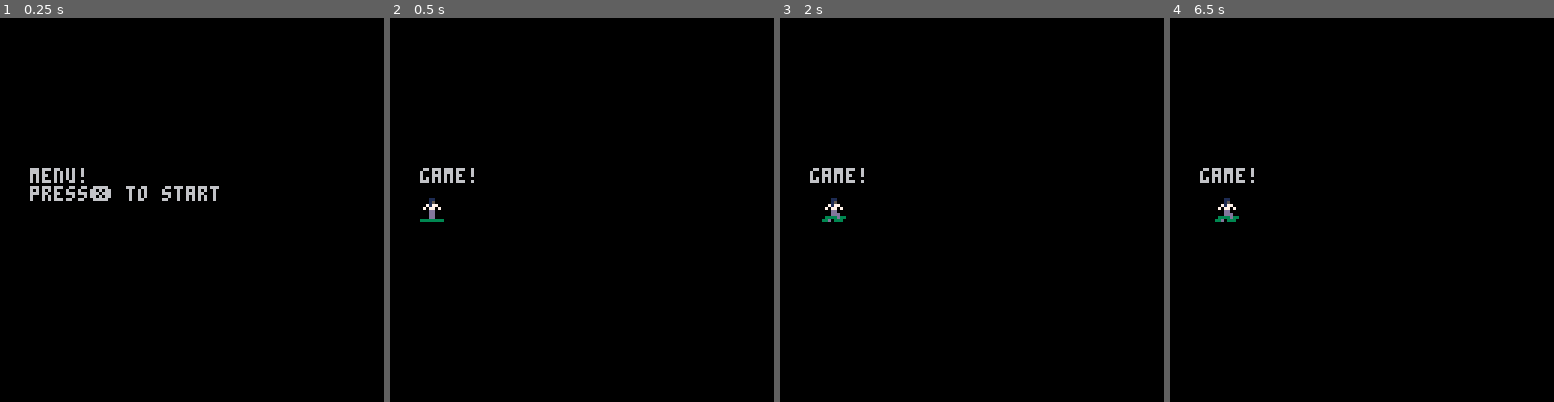
Above: before the commit, frames 1-4 (left to right).
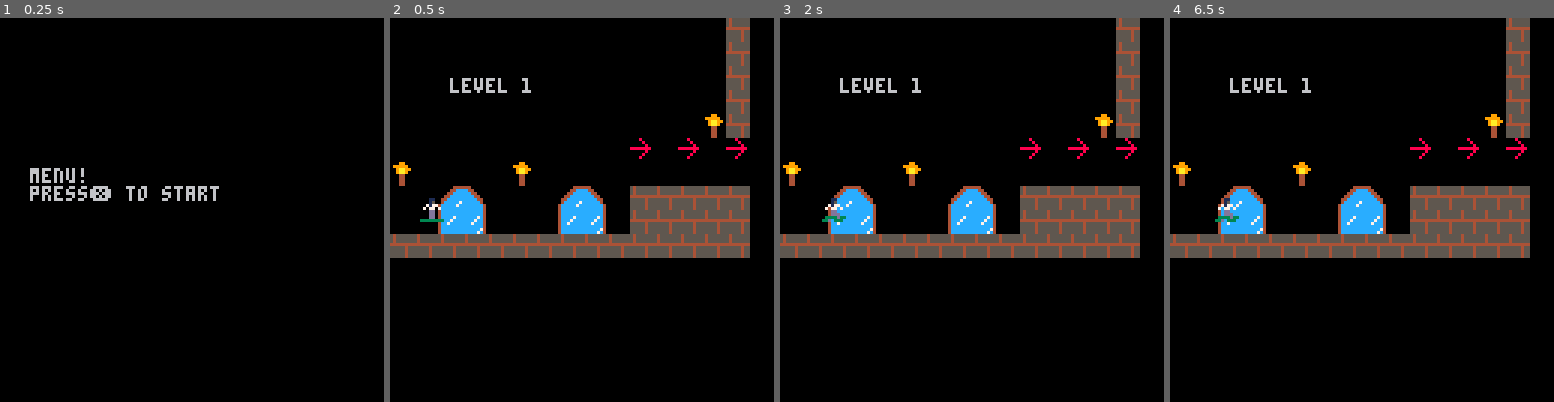
Above: after the commit, the same moments.

Repository: FrederikHR/GDB
Game: PICO-8 cartridge lift.p8
Same seed, same stepped clock (60 frames per second), same inputs: the game is played once before the commit and once after it.
Inputs:
- Up to frame 1 (0.25 s): no input
- Up to frame 2 (0.5 s): tap X (X key) at 0.33 s
- Up to frame 3 (2 s): tap O (Z key) at 0.7, 1.7 s; tap X (X key) at 1.07, 1.85 s; hold Right from 1.6 s (still down)
- Up to frame 4 (6.5 s): release Right at 2.1 s; tap O (Z key) every 0.4 s from 2.1 to 6.1 s; hold Up 2.15-2.42 s; hold Right 2.47-3.03 s; tap X (X key) every 1.12 s from 2.97 to 6.32 s; hold Left 3.08-3.58 s; hold Down 3.63-3.97 s; hold Right 4.02-4.68 s; hold Up 4.73-5.03 s; hold Left 5.08-5.68 s; hold Down 5.73-6.03 s; hold Right from 6.08 s (still down)

Frame 1 is identical in both runs. In frame 2, 16% of the frame differs, in the area x 0-94%, y 0-63%; in frame 3, 16%; in frame 4, 16%.

Commit message:
basic level + unfinished song (pattern 02)

Diff:
--- a/lift.p8
+++ b/lift.p8
@@ -62,7 +62,8 @@
 
 function game_draw()
 	cls()
-	print("game!",px,py) --game draw code
+	map(0, 0, 0, 0)
+	print("level 1",20,20) --game draw code
 	draw_player()
 end
 
@@ -211,7 +212,19 @@
 
 end
 -->8
---other functions
+-- player mechanics
+
+function friction_time()
+	--[[
+	when toggled,
+		glide in the direction
+		that was walked towards
+		in the last frames
+
+
+
+	--]]
+end
 
 -->8
 -- sounds and music
@@ -271,3 +284,60 @@
 
 
 
+…(12 lines of a section not shown)…
+__map__
+0000000000000000000000000000400000000000000000000000000000000000000000000000000000000000000000000000000000000000000000000000000000000000000000000000000000000000000000000000000000000000000000000000000000000000000000000000000000000000000000000000000000000000
+0000000000000000000000000000400000000000000000000000000000000000000000000000000000000000000000000000000000000000000000000000000000000000000000000000000000000000000000000000000000000000000000000000000000000000000000000000000000000000000000000000000000000000
+0000000000000000000000000000400000000000000000000000000000000000000000000000000000000000000000000000000000000000000000000000000000000000000000000000000000000000000000000000000000000000000000000000000000000000000000000000000000000000000000000000000000000000
+0000000000000000000000000000400000000000000000000000000000000000000000000000000000000000000000000000000000000000000000000000000000000000000000000000000000000000000000000000000000000000000000000000000000000000000000000000000000000000000000000000000000000000
+0000000000000000000000000041400000000000000000000000000000000000000000000000000000000000000000000000000000000000000000000000000000000000000000000000000000000000000000000000000000000000000000000000000000000000000000000000000000000000000000000000000000000000
+0000000000000000000042004200420000000000000000000000000000000000000000000000000000000000000000000000000000000000000000000000000000000000000000000000000000000000000000000000000000000000000000000000000000000000000000000000000000000000000000000000000000000000
+4100000000410000000000000000000000000000000000000000000000000000000000000000000000000000000000000000000000000000000000000000000000000000000000000000000000000000000000000000000000000000000000000000000000000000000000000000000000000000000000000000000000000000
+0000444500000044450040404040400000000000000000000000000000000000000000000000000000000000000000000000000000000000000000000000000000000000000000000000000000000000000000000000000000000000000000000000000000000000000000000000000000000000000000000000000000000000
+0000545500000054550040404040400000000000000000000000000000000000000000000000000000000000000000000000000000000000000000000000000000000000000000000000000000000000000000000000000000000000000000000000000000000000000000000000000000000000000000000000000000000000
+4040404040404040404040404040400000000000000000000000000000000000000000000000000000000000000000000000000000000000000000000000000000000000000000000000000000000000000000000000000000000000000000000000000000000000000000000000000000000000000000000000000000000000
+0000000000000000000000000000000000000000000000000000000000000000000000000000000000000000000000000000000000000000000000000000000000000000000000000000000000000000000000000000000000000000000000000000000000000000000000000000000000000000000000000000000000000000
+0000000000000000000000000000000000000000000000000000000000000000000000000000000000000000000000000000000000000000000000000000000000000000000000000000000000000000000000000000000000000000000000000000000000000000000000000000000000000000000000000000000000000000
+0000000000000000000000000000000000000000000000000000000000000000000000000000000000000000000000000000000000000000000000000000000000000000000000000000000000000000000000000000000000000000000000000000000000000000000000000000000000000000000000000000000000000000
+0000000000000000000000000000000000000000000000000000000000000000000000000000000000000000000000000000000000000000000000000000000000000000000000000000000000000000000000000000000000000000000000000000000000000000000000000000000000000000000000000000000000000000
+0000000000000000000000000000000000000000000000000000000000000000000000000000000000000000000000000000000000000000000000000000000000000000000000000000000000000000000000000000000000000000000000000000000000000000000000000000000000000000000000000000000000000000
+0000000000000000000000000000000000000000000000000000000000000000000000000000000000000000000000000000000000000000000000000000000000000000000000000000000000000000000000000000000000000000000000000000000000000000000000000000000000000000000000000000000000000000
+0000000000000000000000000000000000000000000000000000000000000000000000000000000000000000000000000000000000000000000000000000000000000000000000000000000000000000000000000000000000000000000000000000000000000000000000000000000000000000000000000000000000000000
+0000000000000000000000000000000000000000000000000000000000000000000000000000000000000000000000000000000000000000000000000000000000000000000000000000000000000000000000000000000000000000000000000000000000000000000000000000000000000000000000000000000000000000
+0000000000000000000000000000000000000000000000000000000000000000000000000000000000000000000000000000000000000000000000000000000000000000000000000000000000000000000000000000000000000000000000000000000000000000000000000000000000000000000000000000000000000000
+0000000000000000000000000000000000000000000000000000000000000000000000000000000000000000000000000000000000000000000000000000000000000000000000000000000000000000000000000000000000000000000000000000000000000000000000000000000000000000000000000000000000000000
+0000000000000000000000000000000000000000000000000000000000000000000000000000000000000000000000000000000000000000000000000000000000000000000000000000000000000000000000000000000000000000000000000000000000000000000000000000000000000000000000000000000000000000
+0000000000000000000000000000000000000000000000000000000000000000000000000000000000000000000000000000000000000000000000000000000000000000000000000000000000000000000000000000000000000000000000000000000000000000000000000000000000000000000000000000000000000000
+0000000000000000000000000000000000000000000000000000000000000000000000000000000000000000000000000000000000000000000000000000000000000000000000000000000000000000000000000000000000000000000000000000000000000000000000000000000000000000000000000000000000000000
+0000000000000000000000000000000000000000000000000000000000000000000000000000000000000000000000000000000000000000000000000000000000000000000000000000000000000000000000000000000000000000000000000000000000000000000000000000000000000000000000000000000000000000
+0000000000000000000000000000000000000000000000000000000000000000000000000000000000000000000000000000000000000000000000000000000000000000000000000000000000000000000000000000000000000000000000000000000000000000000000000000000000000000000000000000000000000000
+0000000000000000000000000000000000000000000000000000000000000000000000000000000000000000000000000000000000000000000000000000000000000000000000000000000000000000000000000000000000000000000000000000000000000000000000000000000000000000000000000000000000000000
+0000000000000000000000000000000000000000000000000000000000000000000000000000000000000000000000000000000000000000000000000000000000000000000000000000000000000000000000000000000000000000000000000000000000000000000000000000000000000000000000000000000000000000
+0000000000000000000000000000000000000000000000000000000000000000000000000000000000000000000000000000000000000000000000000000000000000000000000000000000000000000000000000000000000000000000000000000000000000000000000000000000000000000000000000000000000000000
+0000000000000000000000000000000000000000000000000000000000000000000000000000000000000000000000000000000000000000000000000000000000000000000000000000000000000000000000000000000000000000000000000000000000000000000000000000000000000000000000000000000000000000
+0000000000000000000000000000000000000000000000000000000000000000000000000000000000000000000000000000000000000000000000000000000000000000000000000000000000000000000000000000000000000000000000000000000000000000000000000000000000000000000000000000000000000000
+0000000000000000000000000000000000000000000000000000000000000000000000000000000000000000000000000000000000000000000000000000000000000000000000000000000000000000000000000000000000000000000000000000000000000000000000000000000000000000000000000000000000000000
+4040404040404040404040404040404040000000000000000000000000000000000000000000000000000000000000000000000000000000000000000000000000000000000000000000000000000000000000000000000000000000000000000000000000000000000000000000000000000000000000000000000000000000
+…(12 lines of a section not shown)…
Not shown, changed: 24 lines of the sprite sheet (__gfx__) section of lift.p8
Not shown, changed: the music (__music__) section of lift.p8
Not shown, changed: the sound effects (__sfx__) section of lift.p8
